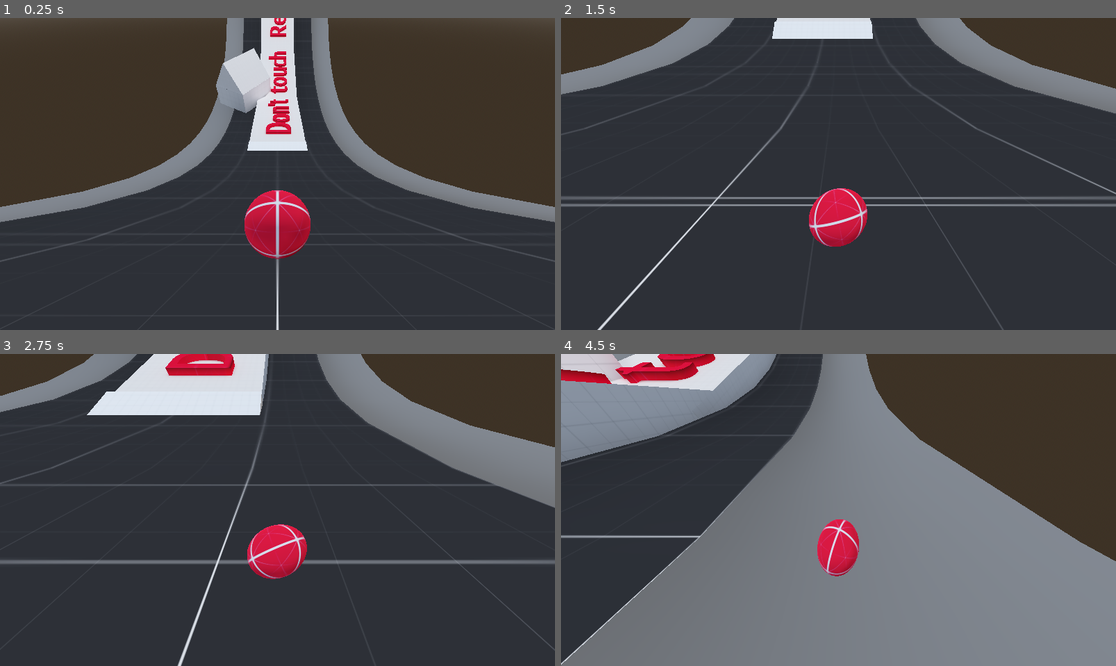
Above: before the commit, frames 1-4 (two rows, left to right).
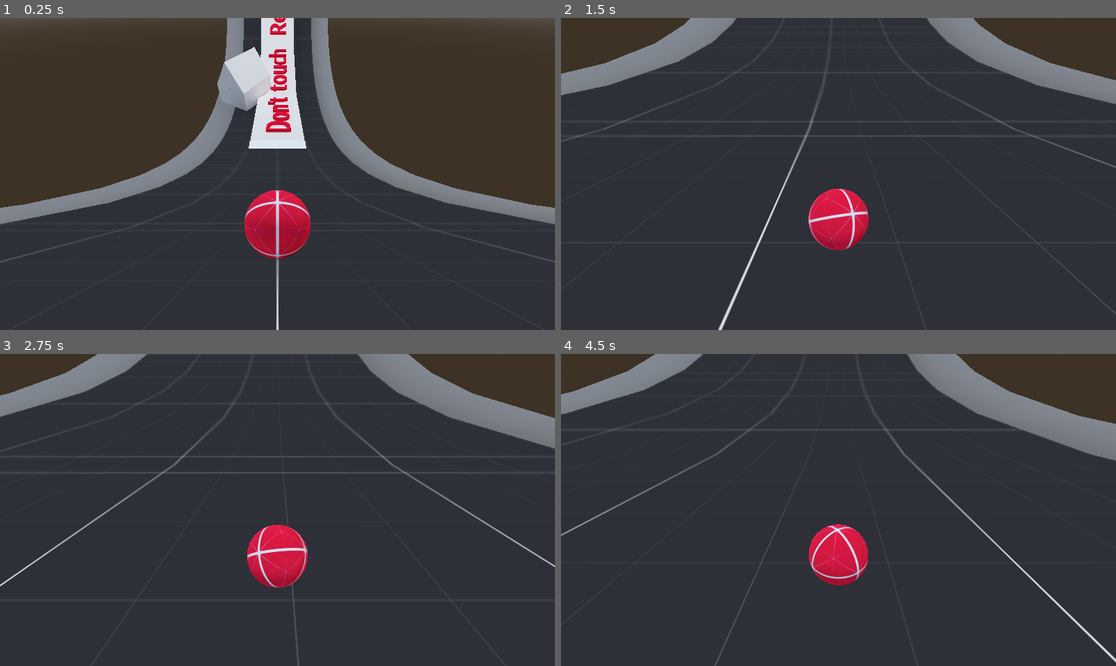
Above: after the commit, the same moments.

Repository: Bartticus/GMTK2025
Game: Godot game, scene res://Scenes/main/main.tscn
Same seed, same stepped clock (60 frames per second), same inputs: the game is played once before the commit and once after it.
Inputs:
- Up to frame 1 (0.25 s): no input
- Up to frame 2 (1.5 s): hold D (right) 0.53-1.28 s; hold Space (drift, bound only after the commit) 0.53-1.28 s; hold S (backward) from 1.28 s (still down); tap Space (drift, bound only after the commit) at 1.35 s
- Up to frame 3 (2.75 s): release S (backward) at 2.03 s; hold D (right) from 2.03 s (still down); hold Space (drift, bound only after the commit) from 2.03 s (still down)
- Up to frame 4 (4.5 s): release D (right) at 2.78 s; release Space (drift, bound only after the commit) at 2.78 s; hold W (forward) 2.78-3.53 s; tap Space (drift, bound only after the commit) at 2.85, 4.35 s; hold Space (drift, bound only after the commit) 3.53-4.28 s; hold A (left) from 3.53 s (still down)

The runs differ from the first frame. In frame 1, 1.7% of the frame differs, in the area x 0-100%, y 0-100%; in frame 2, 6.9%; in frame 3, 20%; in frame 4, 66%.

Commit message:
Drifting with spacebar

Diff:
--- a/Scenes/marble/impact_fx.gd
+++ b/Scenes/marble/impact_fx.gd
@@ -7,7 +7,6 @@
 
 func _ready() -> void:
 	top_level = true
-
 
 func _process(delta: float) -> void:
 	if visible:
@@ -20,4 +19,4 @@
 			sprite.visible = false
 		if sprite.visible:
 			spiky_impact_lerp = min(1.0, spiky_impact_lerp)
-			sprite.frame = roundi(spiky_impact_lerp * 4.0)
+			sprite.frame = floori(spiky_impact_lerp * 4.0)
--- a/Scenes/marble/marble.gd
+++ b/Scenes/marble/marble.gd
@@ -2,6 +2,10 @@
 
 @export var torque: float = 400
 @export var max_angular_vel: float = 100
+@export var brake_force: float = 5
+@onready var initial_friction: float
+@onready var drift_timer: Timer = $DriftTimer
+
 @onready var visuals : Node3D = $Visuals
 @onready var camera_anchor: Node3D = $CameraAnchor
 @onready var camera: Camera3D = $CameraAnchor/Camera3D
@@ -20,19 +24,20 @@
 	camera_initial_pos = camera.position
 	camera_anchor.top_level = true
 	groundDetection1.top_level = true
+	initial_friction = physics_material_override.friction
 
 	rollSFX.volume_linear = 0
 	windSFX.volume_linear = 0
 
 func _physics_process(delta: float) -> void:
 	movement_handler(delta)
+	drift_handler(delta)
 	visuals.visuals_handler(delta)
+	audio_handler()
 
 	camera_anchor.global_position = global_position# + camera_initial_pos
 
 	groundDetection1.position = self.position
-
-
 
 func movement_handler(delta: float) -> void:
 	var f_input = Input.get_action_raw_strength("backward") - Input.get_action_raw_strength("forward")
@@ -50,6 +55,33 @@
 	angular_velocity.y = clampf(angular_velocity.y, -max_angular_vel, max_angular_vel)
 	angular_velocity.z = clampf(angular_velocity.z, -max_angular_vel, max_angular_vel)
 
+var new_friction: float = 0
+func drift_handler(delta) -> void:
+	if not is_on_floor(): return
+
+	if Input.is_action_just_pressed("drift"):
+		new_friction = 0
+	if Input.is_action_pressed("drift"):
+		linear_velocity = linear_velocity.lerp(Vector3.ZERO, delta * brake_force)
+		physics_material_override.friction = 0.1
+
+		var max_friction: float = 500
+		if new_friction < max_friction:
+			new_friction += 20
+
+	elif Input.is_action_just_released("drift"):
+		physics_material_override.friction = new_friction
+
+		var tween: Tween = create_tween()
+		tween.tween_property(self, "physics_material_override:friction", initial_friction, 2)
+
+func is_on_floor() -> bool:
+	for body in get_colliding_bodies():
+		if body.collision_layer == 1:
+			return true
+	return false
+
+func audio_handler() -> void:
 	#audio
 	var marbleVOL = max(abs(angular_velocity.x), abs(angular_velocity.y), abs(angular_velocity.z))
 
--- a/Scenes/marble/marble.tscn
+++ b/Scenes/marble/marble.tscn
@@ -11,7 +11,9 @@
 
 [sub_resource type="PhysicsMaterial" id="PhysicsMaterial_vfrwj"]
 friction = 10.0
+friction = 2.0
 rough = true
+bounce = 0.2
 
 [sub_resource type="SphereShape3D" id="SphereShape3D_qlpfi"]
 
@@ -41,6 +43,7 @@
 fractal_gain = 6.795
 
 [node name="Marble" type="RigidBody3D"]
+collision_layer = 2
 physics_material_override = SubResource("PhysicsMaterial_vfrwj")
 contact_monitor = true
 max_contacts_reported = 24
--- a/Scenes/marble/visuals.gd
+++ b/Scenes/marble/visuals.gd
@@ -14,7 +14,6 @@
 @onready var smoothed_velocity : Vector3 = Vector3.ZERO
 @onready var contact_normal : Vector3 = Vector3.ZERO
 
-
 @export var squash_length : float = 0.3
 @onready var squash_timer : float = 0.0
 @onready var squash_intensity : float = 0.0
@@ -23,7 +22,6 @@
 	top_level = true
 	impact_fx.top_level = true
 	impact_fx.visible = false
-
 
 func impact(intensity : float = 0.0, contact_position : Vector3 = Vector3.ZERO, normal : Vector3 = Vector3.ZERO)->void:#intensity is 0-1
 	squash_timer = squash_length
@@ -35,7 +33,8 @@
 	add_child(fx)
 	fx.visible = true
 	fx.global_position = contact_position
-	fx.look_at(contact_position+normal)
+	if not Vector3.UP.cross(-normal.normalized()).is_zero_approx():
+		fx.look_at(contact_position + normal)
 	fx.sprite.rotate_z(randf())
 
 func visuals_handler(delta: float) -> void:
@@ -43,7 +42,8 @@
 	global_position = marble.global_position
 
 	smoothed_velocity = smoothed_velocity.lerp(marble.linear_velocity, delta * 7.0)
-	if not Vector3.UP.cross(-smoothed_velocity.normalized()).is_zero_approx():
+	if not Vector3.UP.cross(-smoothed_velocity.normalized()).is_zero_approx() \
+	and smoothed_velocity != Vector3.ZERO:
 		look_at(global_position + smoothed_velocity)
 
 	marble_mesh.global_rotation = marble.global_rotation
--- a/Scenes/ring/ring.gd
+++ b/Scenes/ring/ring.gd
@@ -1,6 +1,6 @@
 extends StaticBody3D
 
-@export var ring_rotation_speed: float = -2.0
-
-func _physics_process(delta: float) -> void:
-	rotate_x(ring_rotation_speed / 1000.0)
+#@export var ring_rotation_speed: float = -2.0
+#no more spinning
+#func _physics_process(delta: float) -> void:
+	#rotate_x(ring_rotation_speed / 1000.0)
--- a/project.godot
+++ b/project.godot
@@ -50,6 +50,16 @@
 , Object(InputEventKey,"resource_local_to_scene":false,"resource_name":"","device":-1,"window_id":0,"alt_pressed":false …(186 unchanged characters)…
 ]
 }
+drift={
+"deadzone": 0.2,
+"events": [Object(InputEventKey,"resource_local_to_scene":false,"resource_name":"","device":-1,"window_id":0,"alt_pressed":false,"shift_pressed":false,"ctrl_pressed":false,"meta_pressed":false,"pressed":false,"keycode":0,"physical_keycode":32,"key_label":0,"unicode":32,"location":0,"echo":false,"script":null)
+]
+}
+
+[layer_names]
+
+3d_physics/layer_1="World"
+3d_physics/layer_2="Player"
 
 [rendering]
 
Not shown, added: Models/border_wheel.blend.import
Not shown, added: Models/border_wheel.blend
